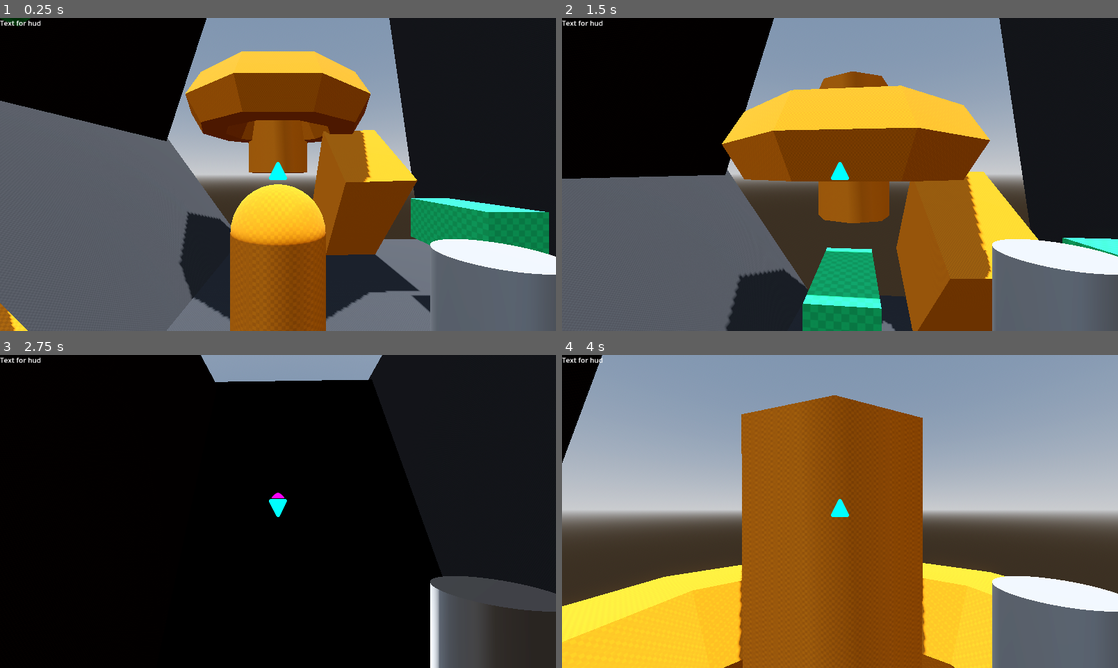
Above: before the commit, frames 1-4 (two rows, left to right).
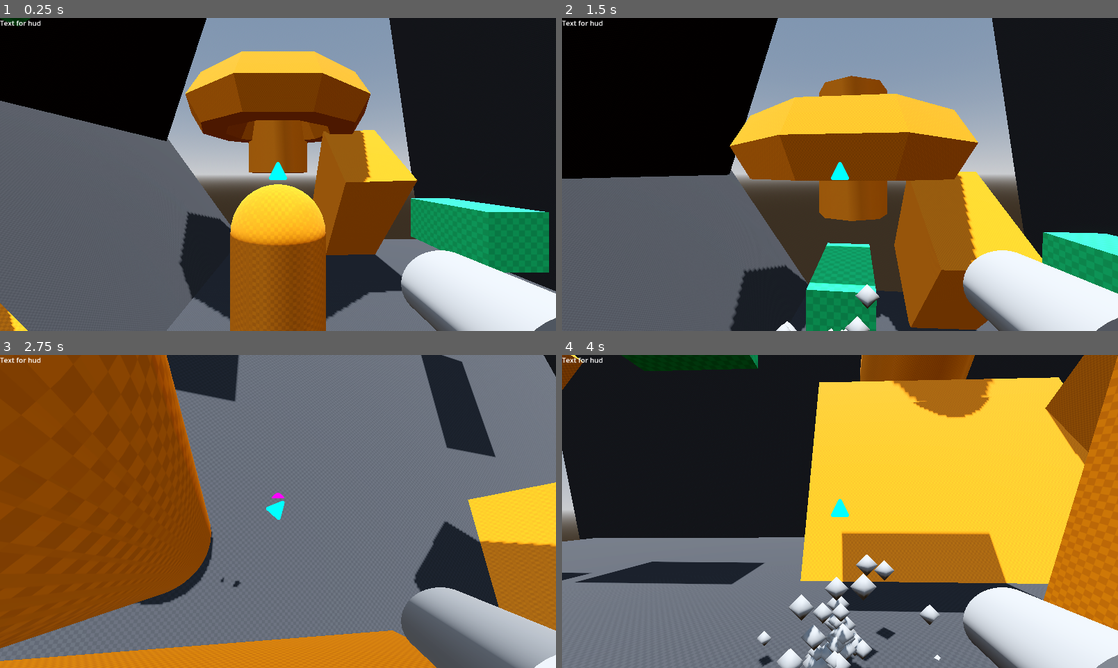
Above: after the commit, the same moments.

Repository: aimforbigfoot/spooder-godot
Game: Godot game, scene res://src/worlds/world.tscn
The game is run twice, just before and just after one commit, with the same random seed, the same clock (stepped at 60 frames per second) and the same inputs.
Inputs (mouse positions are in pixels of both pictures, inside the frame that each line leads up to):
- Up to frame 1 (0.25 s): no input
- Up to frame 2 (1.5 s): tap Enter (ui_accept) at 0.5, 0.6, 0.77, 1.07 s; move the mouse to (867, 174) at 0.52 s; hold Up (ui_up) from 0.53 s (still down); move the mouse to (812, 174) at 1.27 s; click (812, 174) at 1.35 s
- Up to frame 3 (2.75 s): keep holding Up (ui_up); tap Enter (ui_accept) at 1.52, 1.55, 1.82, 2.3 s; move the mouse to (289, 505) at 2.02 s; tap E (interact) at 2.1 s
- Up to frame 4 (4 s): keep holding Up (ui_up); move the mouse to (834, 517) at 2.77 s; tap Enter (ui_accept) at 2.85, 3.02, 3.32, 3.77, 3.8 s; move the mouse to (878, 514) at 3.52 s; press the mouse at (878, 514) at 3.53 s

The runs differ from the first frame. In frame 1, 6.7% of the frame differs, in the area x 72-100%, y 70-100%; in frame 2, 15%; in frame 3, 96%; in frame 4, 99%, in the area x 0-100%, y 0-100%.

Commit message:
oh mi god, its acc good???
i finally realized an unsafe addition to the velocity would be PERFECT and the only fix to the grav + planar movements

Diff:
--- /dev/null
+++ b/src/equipment/pushbackGun/push_back_explosion.gd
@@ -0,0 +1,8 @@
+extends Node3D
+
+func _ready() -> void:
+	$GPUParticles3D.restart()
+	$GPUParticles3D.finished.connect(deleteSelf)
+
+func deleteSelf() -> void:
+	print("dleete partes")
--- /dev/null
+++ b/src/equipment/pushbackGun/push_back_explosion.tscn
@@ -0,0 +1,37 @@
+[gd_scene format=3 uid="uid://c6h0ttwaod1o"]
+
+[ext_resource type="Script" uid="uid://biwt6n17t336i" path="res://src/equipment/pushbackGun/push_back_explosion.gd" id="1_wcg07"]
+
+[sub_resource type="Curve" id="Curve_vxolt"]
+_data = [Vector2(0, 0), 0.0, 0.0, 0, 0, Vector2(0.17045453, 1), 0.0, 0.0, 0, 0, Vector2(1, 0), 0.0, 0.0, 0, 0]
+point_count = 3
+
+[sub_resource type="CurveTexture" id="CurveTexture_wcg07"]
+curve = SubResource("Curve_vxolt")
+
+[sub_resource type="ParticleProcessMaterial" id="ParticleProcessMaterial_hrbig"]
+angle_min = 40.00001
+angle_max = 40.00001
+direction = Vector3(0, 1, 0)
+spread = 180.0
+initial_velocity_max = 10.0
+gravity = Vector3(0, -10, 0)
+linear_accel_min = -30.750002
+linear_accel_max = -2.2351742e-06
+scale_min = 0.5
+scale_curve = SubResource("CurveTexture_wcg07")
+
+[sub_resource type="SphereMesh" id="SphereMesh_8crl5"]
+radial_segments = 4
+rings = 1
+
+[node name="pushBackExplosion" type="Node3D" unique_id=1619534248]
+script = ExtResource("1_wcg07")
+
+[node name="GPUParticles3D" type="GPUParticles3D" parent="." unique_id=1099282426]
+emitting = false
+amount = 64
+one_shot = true
+explosiveness = 0.89
+process_material = SubResource("ParticleProcessMaterial_hrbig")
+draw_pass_1 = SubResource("SphereMesh_8crl5")
--- a/src/equipment/pushbackGun/pushback_gun.gd
+++ b/src/equipment/pushbackGun/pushback_gun.gd
@@ -2,15 +2,10 @@
 class_name PushbackGun
 
 @export var range := 40.0
-@export var hitImpulse := 25.0         # impulse applied to rigidbodies
-@export var recoilImpulse := 30.0       # impulse applied to player (opposite shot dir)
+@export var recoilImpulse := 30.0
 @export var cooldown := 0.12
 
-@export var gravityKick := 80.0         # optional: extra gravity strength
-@export var gravityKickTime := 0.08    # optional duration
-
-@export var blastNormalImpulse := 18.0   # pop off surface
-@export var blastOnlyWhenSupported := true
+@export var recoilPlanarRelativeToUp := false   # <- key switch
 
 var fireQueued := false
 var cd := 0.0
@@ -27,30 +22,22 @@
 		_fire()
 
 func _fire() -> void:
-	var origin := player.cam.global_position
-	var dir := (-player.cam.global_transform.basis.z).normalized()
-	var to := origin + dir * range
+	var up := player.currentUp.normalized()
+	var camFwd := (-player.cam.global_transform.basis.z).normalized()
 
-	var space := player.get_world_3d().direct_space_state
-	var q := PhysicsRayQueryParameters3D.create(origin, to)
-	q.exclude = [player.get_rid()]
-	var hit := space.intersect_ray(q)
-
-	var u := player.currentUp.normalized()
-	var v := -dir * recoilImpulse
-	var v_vert := u * v.dot(u)
-	var v_plan := v - v_vert
-	print("vert=", v_vert.length(), " planar=", v_plan.length(), " dot=", v.normalized().dot(u))
+	var shotDir := camFwd
+	if recoilPlanarRelativeToUp:
+		var planar := camFwd - up * camFwd.dot(up)
+		if planar.length() > 0.001:
+			shotDir = planar.normalized()
 
 	if player.attached:
 		player.noStickTimer = 0.08
 		player.gravityController.forceDetach()
-	player.addImpulseWorld(-dir * recoilImpulse)
 
-	# optional gravity hook (this is separate from blast-off)
-	#if gravityKick > 0.0 and gravityKickTime > 0.0:
-		#player.gravityController.addExtraGravity(gravityKick, gravityKickTime)
+	# UNSAFE: injected after movement+gravity, right before move_and_slide
+	player.addImpulseWorldUnsafe(-shotDir * recoilImpulse)
 
-
-	if hit.is_empty():
-		return
+	var pushbackexplisionparts := preload("res://src/equipment/pushbackGun/push_back_explosion.tscn").instantiate()
+	get_tree().root.add_child(pushbackexplisionparts)
+	pushbackexplisionparts.global_position = $MeshInstance3D/gunPartSpot.global_position
--- a/src/equipment/pushbackGun/pushback_gun.tscn
+++ b/src/equipment/pushbackGun/pushback_gun.tscn
@@ -10,3 +10,6 @@
 
 [node name="MeshInstance3D" type="MeshInstance3D" parent="." unique_id=552049695]
 mesh = SubResource("BoxMesh_n68m2")
+
+[node name="gunPartSpot" type="Marker3D" parent="MeshInstance3D" unique_id=1924090963]
+transform = Transform3D(1, 0, 0, 0, 1, 0, 0, 0, 1, 0, 0, -0.31742176)
--- a/src/player/controllers/gravity_controller.gd
+++ b/src/player/controllers/gravity_controller.gd
@@ -45,16 +45,20 @@
 	# Allow walking on any angle when attached
 	player.floor_max_angle = deg_to_rad(179.0 if player.attached else 45.0)
 
+
 func applyVerticalAccel(delta: float) -> void:
-	var vUp := player.velocity.dot(player.currentUp)
+	var up := player.currentUp.normalized()
+	# exclude pushback from gravity/stick
+	var ext := movementController.externalVel
+	var baseVel := player.velocity - ext
+
+	var vUp := baseVel.dot(up)
 
 	if player.attached:
-		# "Suction" force to keep you on walls
 		vUp -= player.stickStrength * delta
 		vUp = max(vUp, -player.maxStickSpeed)
 	elif not player.is_on_floor():
 		vUp -= player.gravityStrength * delta
-
 
 	if extraGravityTimer > 0.0:
 		vUp -= extraGravityStrength * delta
@@ -63,10 +67,15 @@
 			extraGravityStrength = 0.0
 			extraGravityTimer = 0.0
 
-	var planar := player.velocity - player.currentUp * player.velocity.dot(player.currentUp)
-	player.velocity = planar + player.currentUp * vUp
+	var planar := baseVel - up * baseVel.dot(up)
+	player.velocity = planar + up * vUp + ext
+
+
 
 func updateAttachmentAfterMove(delta: float) -> void:
+	if player.justForceAttached:
+		player.justForceAttached = false
+		return
 	var supportN := Vector3.ZERO
 	if player.is_on_floor():
 		supportN = player.get_floor_normal().normalized()
@@ -106,10 +115,16 @@
 
 func clampIntoFloor() -> void:
 	if player.attached or not player.is_on_floor(): return
-	if player.gravityController.extraGravityTimer > 0.0: return  # let the kick “bite”
-	var vUp := player.velocity.dot(player.currentUp)
+	if player.gravityController.extraGravityTimer > 0.0: return
+	var up := player.currentUp.normalized()
+	var ext := movementController.externalVel
+	var baseVel := player.velocity - ext
+
+	var vUp := baseVel.dot(up)
 	if vUp < 0.0:
-		player.velocity -= player.currentUp * vUp
+		baseVel -= up * vUp
+
+	player.velocity = baseVel + ext
 
 func sampleSupportNormal() -> Vector3:
 	# Crucial: Cast the shape slightly "down" relative to player feet
@@ -154,6 +169,7 @@
 	return bestN
 
 
-func addExtraGravity(strength: float, duration: float) -> void:
-	extraGravityStrength = max(extraGravityStrength, strength)
-	extraGravityTimer = max(extraGravityTimer, duration)
+func forceAttachToNormal(n: Vector3) -> void:
+	player.attached = true
+	player.supposedUp = n.normalized()
+	player.detachTimer = 0.0
--- a/src/player/controllers/movement_controller.gd
+++ b/src/player/controllers/movement_controller.gd
@@ -1,11 +1,12 @@
 extends Node
 class_name MovementController
 
-@export var externalPlanarDecay := 8.0
+@export var externalVelDecay := 18.0        # how fast pushback fades (units: speed per second)
 @export var planarAccel := 220.0
 @export var planarBrake := 420.0
 
-var externalPlanar := Vector3.ZERO
+var externalVel := Vector3.ZERO            # full 3D pushback accumulator
+var unsafeImpulse := Vector3.ZERO
 var player: Player
 var gravityController: GravityController
 
@@ -14,11 +15,13 @@
 	gravityController = g
 
 func updatePlanarAndJump(delta: float) -> void:
-	# input -> wishDir in plane ⟂ currentUp
+	externalVel = externalVel.move_toward(Vector3.ZERO, externalVelDecay * delta)
+	var up := player.currentUp.normalized()
+	var baseVel := player.velocity - externalVel
 	var v2 := Input.get_vector("ui_right", "ui_left", "ui_up", "ui_down")
+
 	var strafe := v2.x
 	var forward := -v2.y
-	var up := player.currentUp.normalized()
 
 	var camForward := (-player.pitchNode.global_transform.basis.z).normalized()
 	var fwd := camForward - up * camForward.dot(up)
@@ -34,31 +37,36 @@
 	if wishDir.length() > 1.0:
 		wishDir = wishDir.normalized()
 
-	# decay external kick ONCE
-	externalPlanar = externalPlanar.move_toward(Vector3.ZERO, externalPlanarDecay * delta)
-	# preserve vertical, steer planar toward target
-	var vUp := player.velocity.dot(up)
-	var curPlanar := player.velocity - up * vUp
-	var targetPlanar := (wishDir * player.speed) + externalPlanar
+	var vUp := baseVel.dot(up)
+	var curPlanar := baseVel - up * vUp
+	var targetPlanar := wishDir * player.speed
 
 	var rate := planarAccel
 	if wishDir.length() < 0.05:
 		rate = planarBrake
 
 	curPlanar = curPlanar.move_toward(targetPlanar, rate * delta)
-	player.velocity = curPlanar + up * vUp
 
-	# jump
+	player.velocity = curPlanar + up * vUp + externalVel
+
 	if Input.is_action_just_pressed("ui_accept") and player.is_on_floor():
 		vUp = player.jumpSpeed
-		player.velocity = curPlanar + up * vUp
+		player.velocity = curPlanar + up * vUp + externalVel
 		if player.attached:
 			gravityController.forceDetach()
 
-func addExternalPlanarKickWorld(kick: Vector3) -> void:
-	var up := player.currentUp.normalized()
-	var planar := kick - up * kick.dot(up)
-	externalPlanar += planar
+func addExternalKickWorld(kick: Vector3) -> void:
+	externalVel += kick
 
-func clearExternalPlanar() -> void:
-	externalPlanar = Vector3.ZERO
+func clearExternalKick() -> void:
+	externalVel = Vector3.ZERO
+
+
+
+func addUnsafeImpulseWorld(imp: Vector3) -> void:
+	unsafeImpulse += imp
+
+func consumeUnsafeImpulse() -> Vector3:
+	var out := unsafeImpulse
+	unsafeImpulse = Vector3.ZERO
+	return out
--- a/src/player/player.gd
+++ b/src/player/player.gd
@@ -45,7 +45,7 @@
 var preMoveVel := Vector3.ZERO
 var pendingImpulse := Vector3.ZERO
 var noStickTimer := 0.0
-
+var justForceAttached := false
 
 func _ready() -> void:
 	Input.mouse_mode = Input.MOUSE_MODE_CAPTURED
@@ -64,19 +64,49 @@
 func _physics_process(delta: float) -> void:
 	gravityController.handleInteract()
 	gravityController.updateUpAxis(delta)
-	_updateCameraRig()
 	equipmentManager.tick(delta)
 
 	movementController.updatePlanarAndJump(delta)
 
-	velocity += pendingImpulse
-	pendingImpulse = Vector3.ZERO
+
 
 	gravityController.applyVerticalAccel(delta)
+
+
+	var imp := movementController.consumeUnsafeImpulse()
+	if imp != Vector3.ZERO:
+		# carry it into the "external" channel so planar steering won't kill it next frame
+		movementController.addExternalKickWorld(imp)
+		# explicit unsafe injection (your requested point)
+		velocity += imp
+
 
 	preMoveVel = velocity
 	move_and_slide()
 
+
+	_updateCameraRig()
+
+	# ---- break external recoil if we collide into something ----
+# ---- recoil impact: stop/slide external + force-attach to contacted surface ----
+	if movementController.externalVel != Vector3.ZERO and get_slide_collision_count() > 0:
+		var ext := movementController.externalVel
+		var bestN := Vector3.ZERO
+		var bestPush := 0.0
+
+		for i in range(get_slide_collision_count()):
+			var n := (get_slide_collision(i).get_normal() as Vector3).normalized()
+			var push := -ext.dot(n)
+			if push > bestPush:
+				bestPush = push
+				bestN = n
+
+		if bestPush > 0.05 and bestN != Vector3.ZERO:
+			movementController.clearExternalKick()
+			velocity = velocity.slide(bestN)
+
+			gravityController.forceAttachToNormal(bestN)
+			justForceAttached = true
 
 	gravityController.updateAttachmentAfterMove(delta)
 	gravityController.clampIntoFloor()
@@ -137,4 +167,8 @@
 
 
 func addImpulseWorld(imp: Vector3) -> void:
-	pendingImpulse += imp
+	movementController.addExternalKickWorld(imp)
+
+
+func addImpulseWorldUnsafe(imp: Vector3) -> void:
+	movementController.addUnsafeImpulseWorld(imp)
--- a/src/player/player.tscn
+++ b/src/player/player.tscn
@@ -19,6 +19,24 @@
 
 [node name="player" type="CharacterBody3D" unique_id=1256135889]
 script = ExtResource("1_ocv17")
+arrowTexturePointsUp = null
+rigReorientRate = null
+speed = null
+gravityStrength = null
+stickStrength = null
+maxStickSpeed = null
+jumpSpeed = null
+mouseSens = null
+attachRange = null
+pitchLimit = null
+autoAttach = null
+attachWallDot = null
+faceDot = null
+detachGrace = null
+supportNormalSmoothStep = null
+supportNormalDeadzoneDeg = null
+continuityWeight = null
+decayOfImpluse = null
 
 [node name="colShape" type="CollisionShape3D" parent="." unique_id=206197205]
 transform = Transform3D(0.9998321, 0.01832493, 0, -0.01832493, 0.9998321, 0, 0, 0, 1, 0, 0, 0)
@@ -38,7 +56,7 @@
 [node name="handSocket" type="Node3D" parent="gravityControl/yawAxis/pitchAxis" unique_id=2094515691]
 
 [node name="MeshInstance3D" type="MeshInstance3D" parent="gravityControl/yawAxis/pitchAxis/handSocket" unique_id=1546238678]
-transform = Transform3D(0.2345118, 0, 0, 0, 0.14221638, 0, 0, 0, 0.19706333, 0.47887957, -0.3177613, -0.4564395)
+transform = Transform3D(0.2345118, 0, 0, 0, -0.0043554795, 0.19697088, 0, -0.14214966, -0.0060352064, 0.47887957, -0.3177613, -0.4564395)
 mesh = SubResource("CylinderMesh_244u8")
 
 [node name="ShapeCast3D" type="ShapeCast3D" parent="." unique_id=1247176348]
Not shown, added: src/equipment/pushbackGun/push_back_explosion.gd.uid
